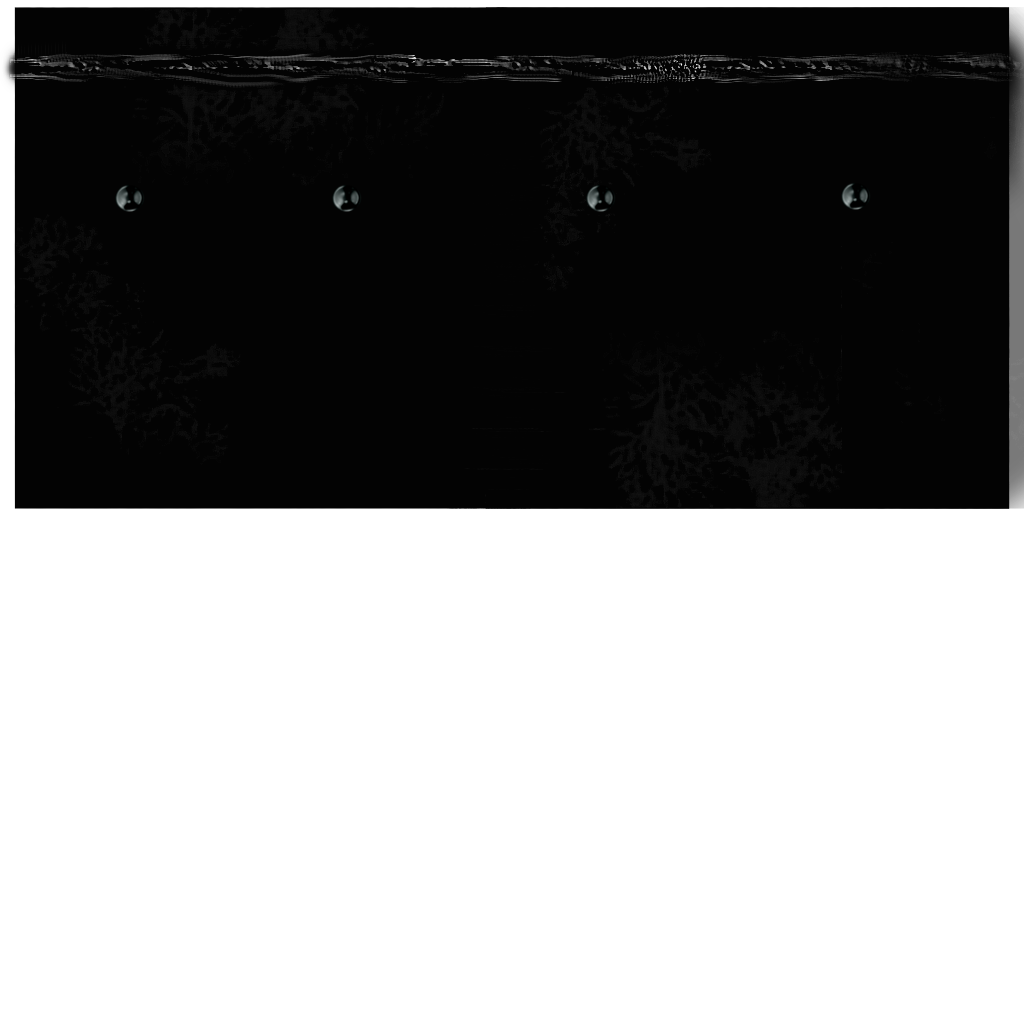
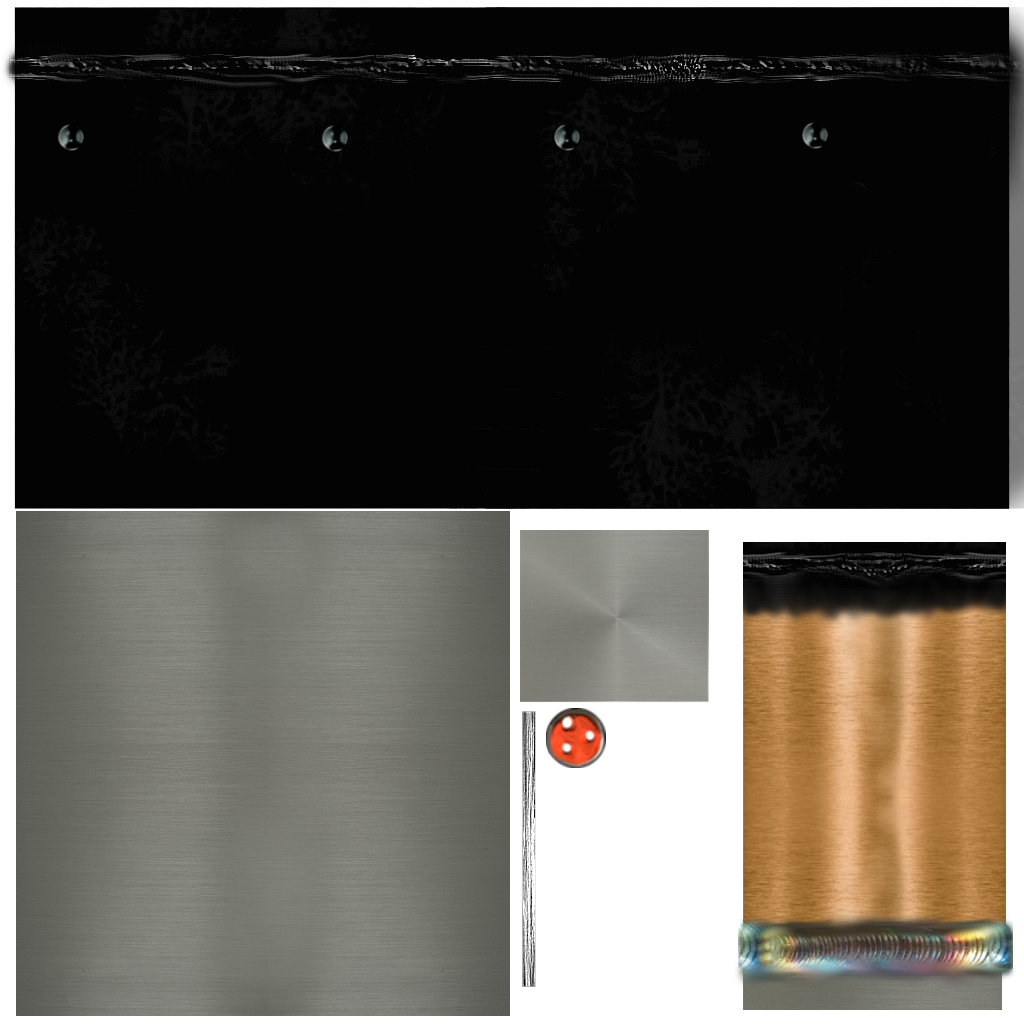
Layers edited between the first and the second 1024×1024 image:
added layer "Pasted Layer #12" above "Pasted Layer #11" over bbox(546, 708, 606, 768)
added layer "Pasted Layer #11" above "Pasted Layer #6" over bbox(522, 711, 536, 987)
added layer "Pasted Layer #6" (71%) above "Pasted Layer #5" over bbox(520, 530, 709, 703)
renamed "Pasted Layer #1" to "Pasted Layer #5", moved it above "Pasted Layer #3", painted on it over bbox(115, 184, 709, 702)
moved "Pasted Layer #3" above "Pasted Layer #1", painted on it over bbox(16, 184, 616, 1016)
added layer "Pasted Layer #1" above "Pasted Layer #4" over bbox(734, 910, 1016, 991)
painted on "Pasted Layer #4" over bbox(743, 182, 1003, 1010)
painted on "Pasted Layer #2" over bbox(332, 184, 1006, 932)
painted on "Pasted Layer" over bbox(7, 7, 1024, 798)
added layer "Pasted Layer #10" above "Pasted Layer #9" over bbox(554, 123, 582, 151)
added layer "Pasted Layer #9" above "Pasted Layer #8" over bbox(321, 123, 350, 152)
added layer "Pasted Layer #8" above "Pasted Layer #7" over bbox(57, 123, 84, 151)
added layer "Pasted Layer #7" above "scrollCompressorZP25K5EEnclosureMaterial.jpg" over bbox(802, 122, 829, 149)
renamed "Background" to "scrollCompressorZP25K5EEnclosureMaterial.jpg", painted on it over bbox(7, 0, 1024, 1016)
